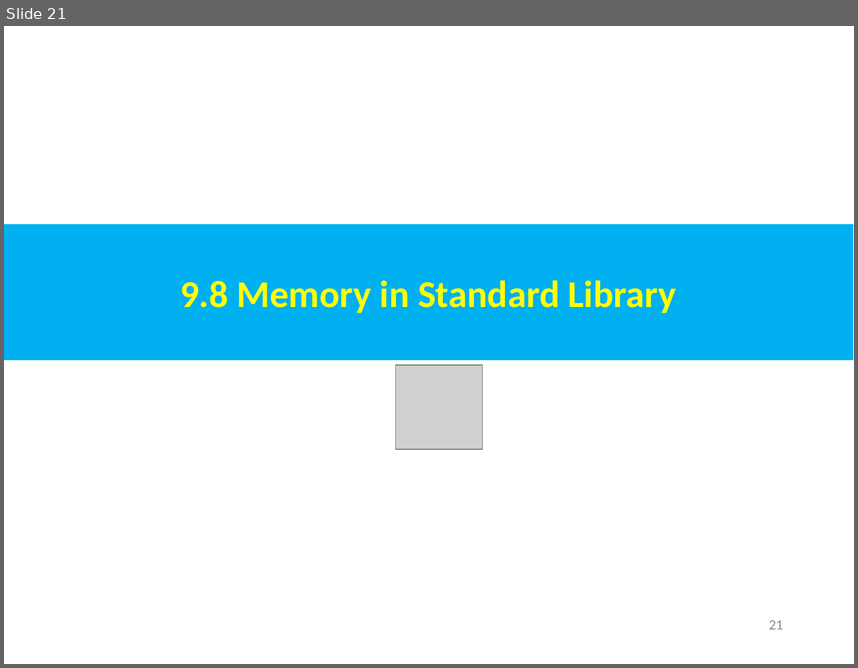
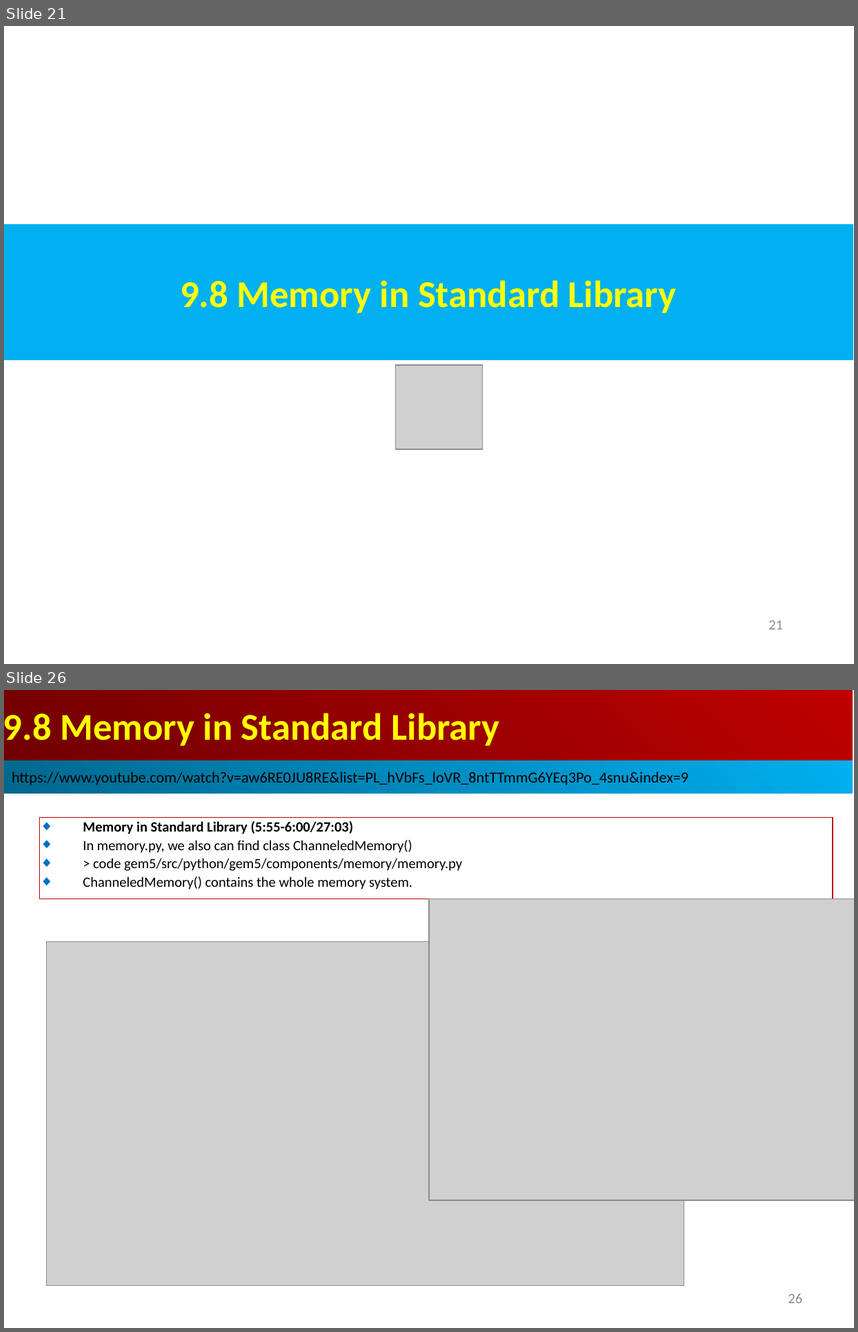
Before and after one commit to peterhchen/AIU_CS850_Gem5_McPAT, a slide deck: 050_Gem5/009.MemMod/000_Video/009.MemMod.ppt. Shown one above the other, each under a label of ours: slide 21 before the commit, slides 21 and 26 after it; the slides between them are not shown. The pictures are 858x668 and 858x1332 pixels, drawn with LibreOffice and Linux fonts; fonts in the diff are those of the drawing; grey boxes stand for pictures. Boxes give left, top, right and bottom in pixels: in the first picture for what was removed or moved away, otherwise in the second. Text is boxed around its words. In the diff, an @@ line names an element or a change of style, - is before the commit and + after.

```diff
--- a/050_Gem5/009.MemMod/000_Video/009.MemMod.ppt
+++ b/050_Gem5/009.MemMod/000_Video/009.MemMod.ppt
@@ slide 26 added at (4,690,854,1328), background #FFFFFF @@
@@ rectangle added at (4,690,853,760), fill gradient #BF0000 to #710000, 32 pt, text #FFFF00, bold @@
+9.8 Memory in Standard Library
@@ rectangle added at (4,760,853,793), fill gradient #00AFEF to #00688E, 13 pt, text #000000 @@
+https://www.youtube.com/watch?v=aw6RE0JU8RE&list=PL_hVbFs_loVR_8ntTTmmG6YEq3Po_4snu&index=9
@@ rectangle added at (40,818,833,899), outline #C00000 0.74 pt, 12 pt, text #000000 @@
+◆ Memory in Standard Library (5:55-6:00/27:03)
+◆ In memory.py, we also can find class ChanneledMemory()
+◆ > code gem5/src/python/gem5/components/memory/memory.py
+◆ ChanneledMemory() contains the whole memory system.
@@ picture added at (429,899,854,1200) @@
@@ picture added at (47,942,684,1285) @@
@@ page number added at (788,1293,802,1303), 12 pt, text #8B8B8B @@
+26
```
Also in this commit, not shown: 1 slide changed, 6 other slides added.
